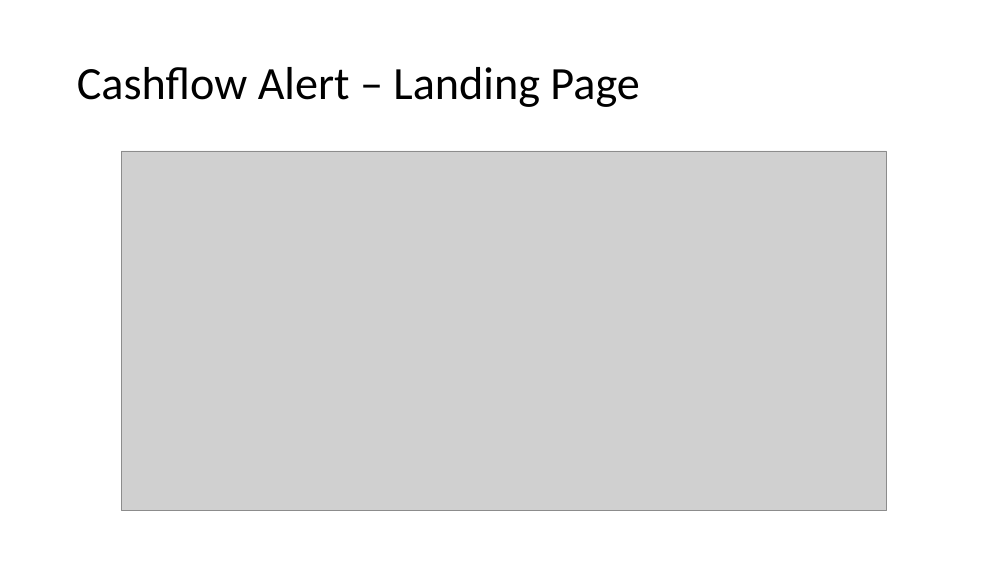
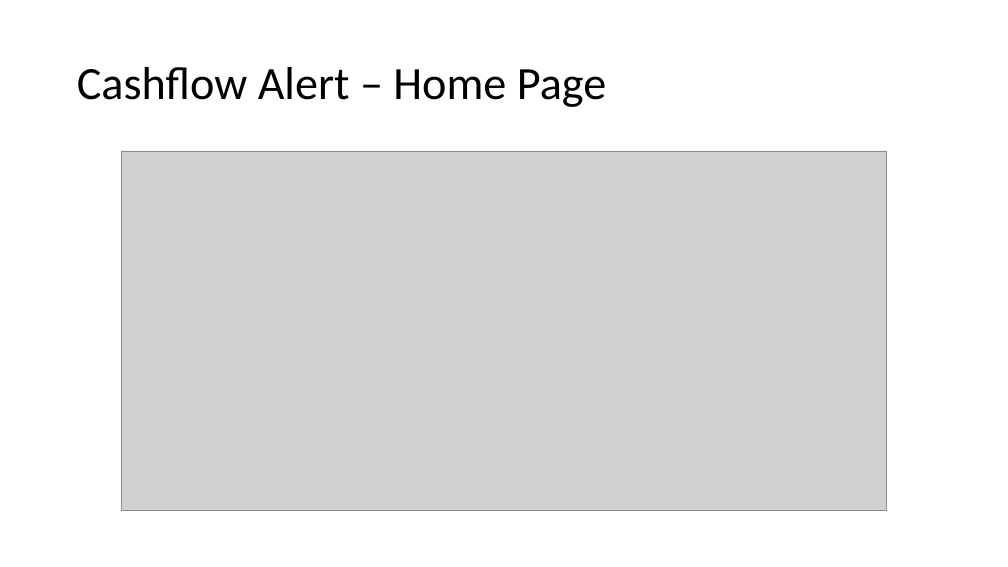
Before and after one commit to solfinder/intuit, a slide deck: slide 5 of IntuitCodathon.pptx. Drawn at 1008x567 pixels with LibreOffice and Linux fonts; fonts in the diff are those of the drawing; grey boxes stand for pictures. Boxes give left, top, right and bottom in pixels: in the first picture for what was removed or moved away, otherwise in the second. Text is boxed around its words. In the diff, an @@ line names an element or a change of style, - is before the commit and + after.

```diff
--- a/IntuitCodathon.pptx
+++ b/IntuitCodathon.pptx
@@ title at [77,67,606,107]: text changed @@
-Cashflow Alert – Landing Page
+Cashflow Alert – Home Page
```
Also in this commit, not shown: 2 slides added.
